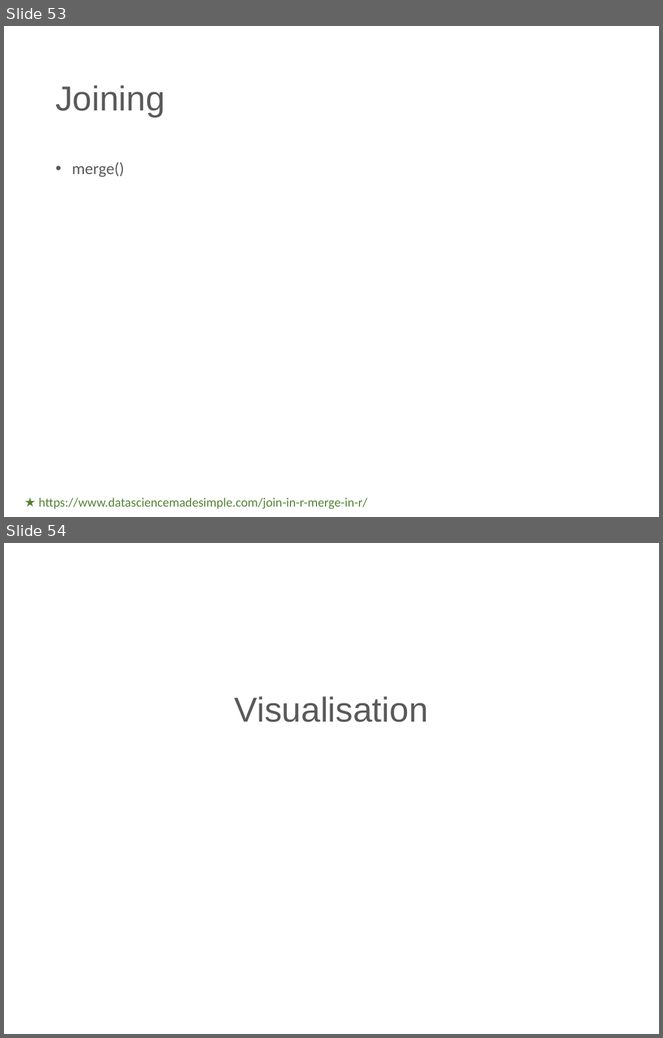
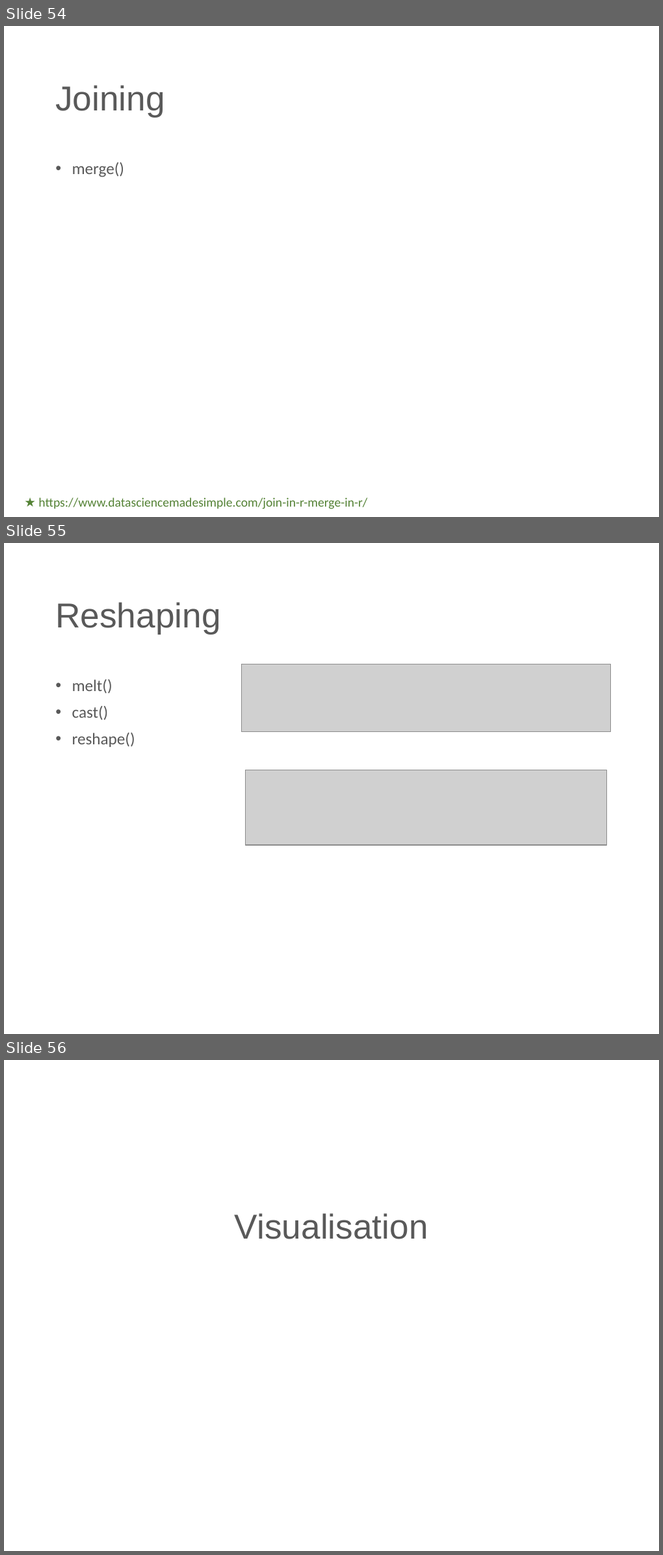
Before and after one commit to PeterAnema/Introductietraining_R_UWV, a slide deck: Slides/Introductie R.pptx. Shown one above the other, each under a label of ours: slides 53 and 54 before the commit, slides 54, 55 and 56 after it. The pictures are 663x1038 and 663x1555 pixels, drawn with LibreOffice and Linux fonts; fonts in the diff are those of the drawing; grey boxes stand for pictures; background and template pictures are left out. Boxes give left, top, right and bottom in pixels: in the first picture for what was removed or moved away, otherwise in the second. Text is boxed around its words. In the diff, an @@ line names an element or a change of style, - is before the commit and + after.

```diff
--- a/Slides/Introductie R.pptx
+++ b/Slides/Introductie R.pptx
@@ slide 55 added at (4,543,659,1034), background #FFFFFF @@
@@ title added at (55,602,220,634), 38 pt, text #595959 @@
+Reshaping
@@ picture added at (242,664,610,732) @@
@@ text added at (72,679,135,747), 18 pt, text #595959 @@
+• melt()
+• cast()
+• reshape()
@@ picture added at (245,771,607,845) @@
@@ what was slide 53 is now slide 54 @@
@@ what was slide 54 is now slide 56 @@
```
Also in this commit, not shown: 1 other slide added, 3 other files.
